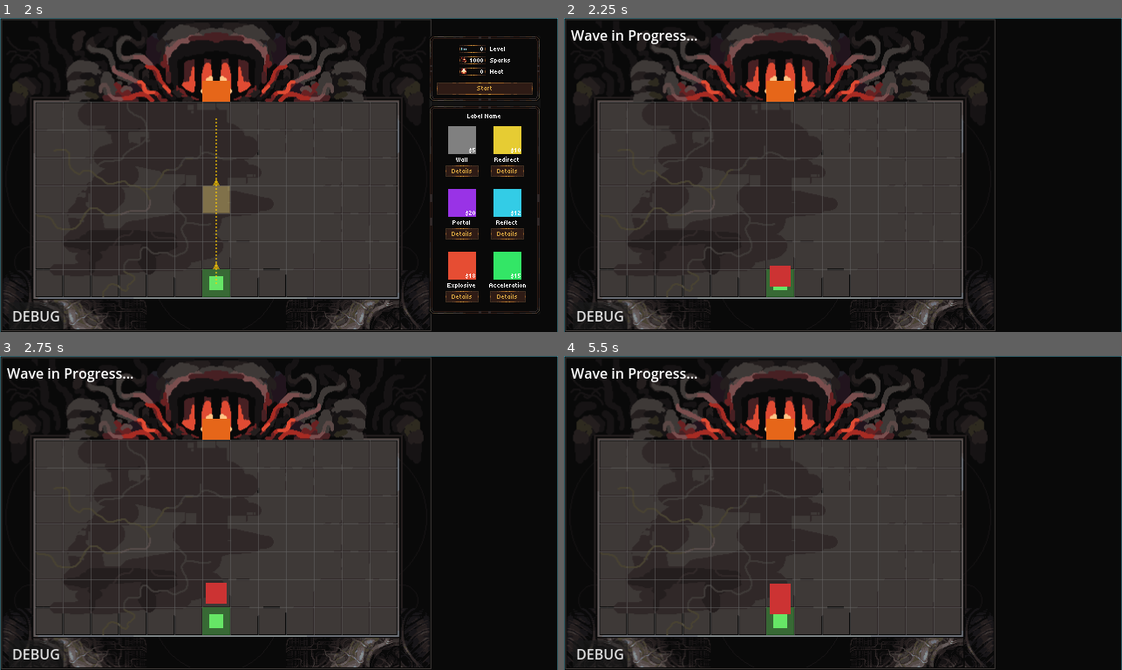
Above: before the commit, frames 1-4 (two rows, left to right).
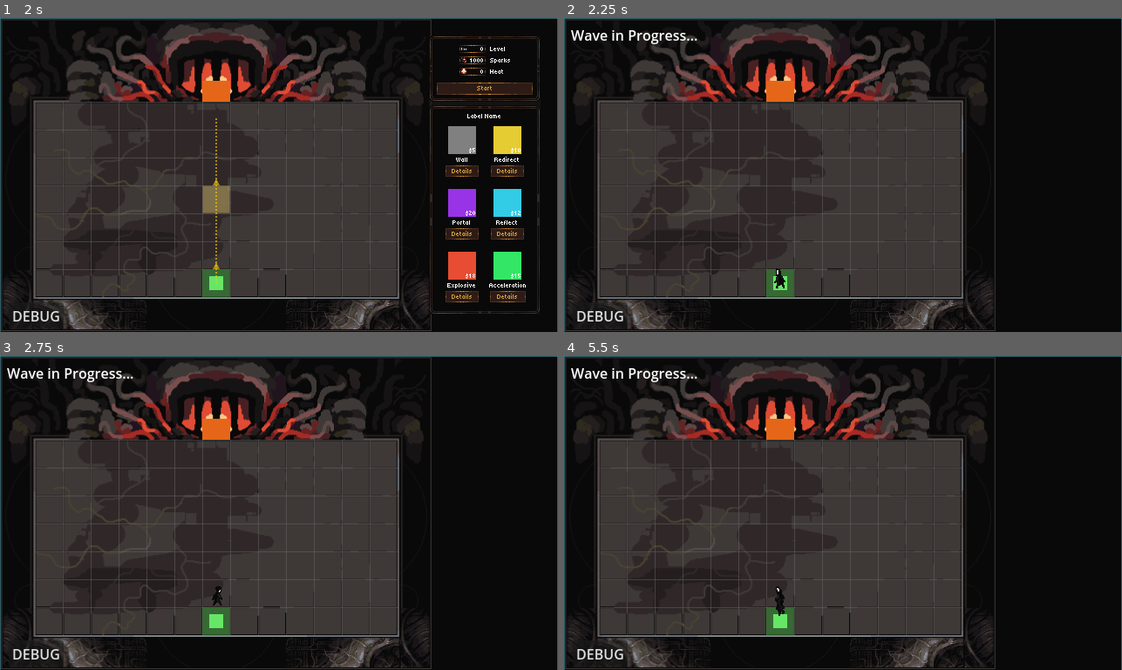
Above: after the commit, the same moments.

Repository: Arcane-Laboratory/Furnace
Game: Godot game, scene res://scenes/ui/title_screen.tscn
Two runs of this game, one before a commit and one after it. Both use one fixed random seed, a clock stepped at 60 frames per second and the inputs below. Sound files missing from this copy of the repository are replaced by a short silence.
Inputs (mouse positions are in pixels of both pictures, inside the frame that each line leads up to):
- Up to frame 1 (2 s): tap Enter at 0.5 s; move the mouse to (401, 159) at 0.52 s; tap P at 0.6 s; click (401, 159) at 0.67 s; click "Start Game" at 1.25 s
- Up to frame 2 (2.25 s): click "Start" at 2 s
- Up to frame 3 (2.75 s): no input
- Up to frame 4 (5.5 s): click "DEBUG" at 2.75 s; click "Go to Level..." at 3.5 s; click "Level 1" at 4.25 s; click "Start" at 5 s

Frame 1 is identical in both runs. In frame 2, 0.3% of the frame differs, in the area x 36-41%, y 78-87%; in frame 3, 0.3%; in frame 4, 0.4%, in the area x 36-41%, y 72-83%.

Commit message:
Add enemy animation system with walk, death, and spawn animations
- Create EnemyAnimationManager to handle enemy animations using SpriteFrames
- Integrate animation manager into EnemyBase for all enemy types
- Add walk animation that flips horizontally based on movement direction
- Hide health bar when enemy dies
- Ensure death animation completes before enemy removal
- Add basic-enemy-animations.png spritesheet with walk, death, and spawn animations

Diff:
--- a/godot/scenes/entities/enemies/basic_enemy.tscn
+++ b/godot/scenes/entities/enemies/basic_enemy.tscn
@@ -1,7 +1,174 @@
-[gd_scene load_steps=5 format=3 uid="uid://basic_enemy"]
-
-[ext_resource type="Script" path="res://scripts/entities/enemies/basic_enemy.gd" id="1_basic_enemy"]
-[ext_resource type="PackedScene" uid="uid://enemy_health_bar" path="res://scenes/ui/enemy_health_bar.tscn" id="2_health_bar"]
+[gd_scene load_steps=29 format=3 uid="uid://d1xpekd0wxouc"]
+
+[ext_resource type="Script" uid="uid://bowt6ycco050t" path="res://scripts/entities/enemies/basic_enemy.gd" id="1_basic_enemy"]
+[ext_resource type="PackedScene" path="res://scenes/ui/enemy_health_bar.tscn" id="2_health_bar"]
+[ext_resource type="Script" uid="uid://c0uufcc3eipv3" path="res://scripts/entities/enemies/enemy_animation_manager.gd" id="3_animation_manager"]
+[ext_resource type="Texture2D" uid="uid://cm8qlf6w4ce2d" path="res://assets/sprites/basic-enemy-animations.png" id="3_sicxa"]
+
+[sub_resource type="AtlasTexture" id="AtlasTexture_ksprm"]
+atlas = ExtResource("3_sicxa")
+region = Rect2(168, 0, 28, 28)
+
+[sub_resource type="AtlasTexture" id="AtlasTexture_wnsjy"]
+atlas = ExtResource("3_sicxa")
+region = Rect2(196, 0, 28, 28)
+
+[sub_resource type="AtlasTexture" id="AtlasTexture_7u6p1"]
+atlas = ExtResource("3_sicxa")
+region = Rect2(224, 0, 28, 28)
+
+[sub_resource type="AtlasTexture" id="AtlasTexture_g381m"]
+atlas = ExtResource("3_sicxa")
+region = Rect2(252, 0, 28, 28)
+
+[sub_resource type="AtlasTexture" id="AtlasTexture_4m76o"]
+atlas = ExtResource("3_sicxa")
+region = Rect2(280, 0, 28, 28)
+
+[sub_resource type="AtlasTexture" id="AtlasTexture_dmx5r"]
+atlas = ExtResource("3_sicxa")
+region = Rect2(308, 0, 28, 28)
+
+[sub_resource type="AtlasTexture" id="AtlasTexture_ep8ow"]
+atlas = ExtResource("3_sicxa")
+region = Rect2(336, 0, 28, 28)
+
+[sub_resource type="AtlasTexture" id="AtlasTexture_gfwj0"]
+atlas = ExtResource("3_sicxa")
+region = Rect2(364, 0, 28, 28)
+
+[sub_resource type="AtlasTexture" id="AtlasTexture_72vx1"]
+atlas = ExtResource("3_sicxa")
+region = Rect2(392, 0, 28, 28)
+
+[sub_resource type="AtlasTexture" id="AtlasTexture_y824l"]
+atlas = ExtResource("3_sicxa")
+region = Rect2(448, 0, 28, 28)
+
+[sub_resource type="AtlasTexture" id="AtlasTexture_scl50"]
+atlas = ExtResource("3_sicxa")
+region = Rect2(476, 0, 28, 28)
+
+[sub_resource type="AtlasTexture" id="AtlasTexture_cl4o7"]
+atlas = ExtResource("3_sicxa")
+region = Rect2(504, 0, 28, 28)
+
+[sub_resource type="AtlasTexture" id="AtlasTexture_o1eue"]
+atlas = ExtResource("3_sicxa")
+region = Rect2(532, 0, 28, 28)
+
+[sub_resource type="AtlasTexture" id="AtlasTexture_yc0v4"]
+atlas = ExtResource("3_sicxa")
+region = Rect2(560, 0, 28, 28)
+
+[sub_resource type="AtlasTexture" id="AtlasTexture_ngjoe"]
+atlas = ExtResource("3_sicxa")
+region = Rect2(588, 0, 28, 28)
+
+[sub_resource type="AtlasTexture" id="AtlasTexture_3yfe8"]
+atlas = ExtResource("3_sicxa")
+region = Rect2(0, 0, 28, 28)
+
+[sub_resource type="AtlasTexture" id="AtlasTexture_vyv7u"]
+atlas = ExtResource("3_sicxa")
+region = Rect2(28, 0, 28, 28)
+
+[sub_resource type="AtlasTexture" id="AtlasTexture_owwye"]
+atlas = ExtResource("3_sicxa")
+region = Rect2(56, 0, 28, 28)
+
+[sub_resource type="AtlasTexture" id="AtlasTexture_xqttt"]
+atlas = ExtResource("3_sicxa")
+region = Rect2(84, 0, 28, 28)
+
+[sub_resource type="AtlasTexture" id="AtlasTexture_svvac"]
+atlas = ExtResource("3_sicxa")
+region = Rect2(112, 0, 28, 28)
+
+[sub_resource type="AtlasTexture" id="AtlasTexture_5emnl"]
+atlas = ExtResource("3_sicxa")
+region = Rect2(140, 0, 28, 28)
+
+[sub_resource type="SpriteFrames" id="SpriteFrames_sa1uq"]
+animations = [{
+"frames": [{
+"duration": 1.0,
+"texture": SubResource("AtlasTexture_ksprm")
+}, {
+"duration": 1.0,
+"texture": SubResource("AtlasTexture_wnsjy")
+}, {
+"duration": 1.0,
+"texture": SubResource("AtlasTexture_7u6p1")
+}, {
+"duration": 1.0,
+"texture": SubResource("AtlasTexture_g381m")
+}, {
+"duration": 1.0,
+"texture": SubResource("AtlasTexture_4m76o")
+}, {
+"duration": 1.0,
+"texture": SubResource("AtlasTexture_dmx5r")
+}, {
+"duration": 1.0,
+"texture": SubResource("AtlasTexture_ep8ow")
+}, {
+"duration": 1.0,
+"texture": SubResource("AtlasTexture_gfwj0")
+}, {
+"duration": 1.0,
+"texture": SubResource("AtlasTexture_72vx1")
+}],
+"loop": true,
+"name": &"death",
+"speed": 5.0
+}, {
+"frames": [{
+"duration": 1.0,
+"texture": SubResource("AtlasTexture_y824l")
+}, {
+"duration": 1.0,
+"texture": SubResource("AtlasTexture_scl50")
+}, {
+"duration": 1.0,
+"texture": SubResource("AtlasTexture_cl4o7")
+}, {
+"duration": 1.0,
+"texture": SubResource("AtlasTexture_o1eue")
+}, {
+"duration": 1.0,
+"texture": SubResource("AtlasTexture_yc0v4")
+}, {
+"duration": 1.0,
+"texture": SubResource("AtlasTexture_ngjoe")
+}],
+"loop": true,
+"name": &"spawn",
+"speed": 5.0
+}, {
+"frames": [{
+"duration": 1.0,
+"texture": SubResource("AtlasTexture_3yfe8")
+}, {
+"duration": 1.0,
+"texture": SubResource("AtlasTexture_vyv7u")
+}, {
+"duration": 1.0,
+"texture": SubResource("AtlasTexture_owwye")
+}, {
+"duration": 1.0,
+"texture": SubResource("AtlasTexture_xqttt")
+}, {
+"duration": 1.0,
+"texture": SubResource("AtlasTexture_svvac")
+}, {
+"duration": 1.0,
+"texture": SubResource("AtlasTexture_5emnl")
+}],
+"loop": true,
+"name": &"walk",
+"speed": 5.0
+}]
 
 [sub_resource type="CircleShape2D" id="CircleShape2D_1"]
 radius = 12.0
@@ -10,14 +177,18 @@
 radius = 12.0
 
 [node name="BasicEnemy" type="CharacterBody2D"]
-z_index = 0
-collision_layer = 1
 collision_mask = 0
 script = ExtResource("1_basic_enemy")
 
-[node name="Sprite2D" type="Sprite2D" parent="."]
+[node name="AnimationManager" type="Node2D" parent="."]
+script = ExtResource("3_animation_manager")
+
+[node name="AnimatedSprite2D" type="AnimatedSprite2D" parent="AnimationManager"]
+sprite_frames = SubResource("SpriteFrames_sa1uq")
+animation = &"spawn"
 
 [node name="EnemyVisual" type="ColorRect" parent="."]
+visible = false
 offset_left = -12.0
 offset_top = -12.0
 offset_right = 12.0
@@ -25,13 +196,15 @@
 color = Color(0.8, 0.2, 0.2, 1)
 
 [node name="CollisionShape2D" type="CollisionShape2D" parent="."]
-transform = Transform2D(1, 0, 0, 1, 0, 0)
 shape = SubResource("CircleShape2D_1")
 
 [node name="Area2D" type="Area2D" parent="."]
 
 [node name="CollisionShape2D" type="CollisionShape2D" parent="Area2D"]
-transform = Transform2D(1, 0, 0, 1, 0, 0)
 shape = SubResource("CircleShape2D_2")
 
 [node name="HealthBar" parent="." instance=ExtResource("2_health_bar")]
+layout_mode = 3
+anchors_preset = 0
+offset_right = 24.0
+offset_bottom = 4.0
--- /dev/null
+++ b/godot/scripts/entities/enemies/enemy_animation_manager.gd
@@ -0,0 +1,76 @@
+extends Node2D
+class_name EnemyAnimationManager
+## Manages enemy animations using AnimatedSprite2D with SpriteFrames resource
+
+
+## Reference to the AnimatedSprite2D node
+var animated_sprite: AnimatedSprite2D = null
+
+
+func _ready() -> void:
+	# Get reference to AnimatedSprite2D (should be a child of this node)
+	animated_sprite = get_node_or_null("AnimatedSprite2D") as AnimatedSprite2D
+	if not animated_sprite:
+		push_error("EnemyAnimationManager: AnimatedSprite2D node not found!")
+		return
+
+	# Ensure z_index is set
+	animated_sprite.z_index = 0
+
+	# Play spawn animation by default (will transition to walk when complete)
+	play_spawn()
+
+
+## Play walk animation
+func play_walk() -> void:
+	if animated_sprite and animated_sprite.sprite_frames:
+		animated_sprite.play("walk")
+
+
+## Play death animation with optional callback
+func play_death(on_complete: Callable = Callable()) -> void:
+	if not animated_sprite or not animated_sprite.sprite_frames:
+		if on_complete.is_valid():
+			on_complete.call()
+		return
+
+	# Ensure death animation doesn't loop so it can finish
+	if animated_sprite.sprite_frames.has_animation("death"):
+		animated_sprite.sprite_frames.set_animation_loop("death", false)
+
+	# Connect to animation finished signal if callback provided
+	if on_complete.is_valid():
+		if not animated_sprite.animation_finished.is_connected(_on_death_animation_finished):
+			animated_sprite.animation_finished.connect(_on_death_animation_finished.bind(on_complete), CONNECT_ONE_SHOT)
+
+	animated_sprite.play("death")
+
+
+## Handle death animation finished
+func _on_death_animation_finished(on_complete: Callable) -> void:
+	if on_complete.is_valid():
+		on_complete.call()
+
+
+## Play spawn animation (transitions to walk when complete)
+func play_spawn() -> void:
+	if not animated_sprite or not animated_sprite.sprite_frames:
+		return
+
+	# Connect to animation finished to transition to walk
+	if not animated_sprite.animation_finished.is_connected(_on_spawn_animation_finished):
+		animated_sprite.animation_finished.connect(_on_spawn_animation_finished, CONNECT_ONE_SHOT)
+
+	animated_sprite.play("spawn")
+
+
+## Handle spawn animation finished - transition to walk
+func _on_spawn_animation_finished() -> void:
+	play_walk()
+
+
+## Set horizontal flip based on movement direction
+## flip_left: true to flip horizontally (for left movement), false for right
+func set_flip_h(flip_left: bool) -> void:
+	if animated_sprite:
+		animated_sprite.flip_h = flip_left
--- a/godot/scripts/entities/enemies/enemy_base.gd
+++ b/godot/scripts/entities/enemies/enemy_base.gd
@@ -29,6 +29,9 @@
 
 ## Reference to health bar node (if present)
 @onready var health_bar: EnemyHealthBar = $HealthBar
+
+## Reference to animation manager (if present)
+@onready var animation_manager: EnemyAnimationManager = $AnimationManager
 
 
 func _ready() -> void:
@@ -67,6 +70,10 @@
 		position = start_pos
 		grid_position = path[0]
 
+		# Play walk animation when path is set and enemy becomes active
+		if animation_manager:
+			animation_manager.play_walk()
+
 
 ## Take damage from fireball or explosion
 func take_damage(amount: int) -> void:
@@ -94,6 +101,22 @@
 	health = 0
 	is_active = false
 	died.emit()
+
+	# Hide health bar when enemy dies
+	if health_bar:
+		health_bar.visible = false
+
+	# Play death animation if animation manager exists
+	if animation_manager:
+		animation_manager.play_death(_on_death_animation_complete)
+	else:
+		# No animation manager, call death callback and free immediately
+		_on_death()
+		queue_free()
+
+
+## Called when death animation completes (or immediately if no animation)
+func _on_death_animation_complete() -> void:
 	_on_death()
 	queue_free()
 
@@ -124,6 +147,10 @@
 		var direction := (target_pos - position).normalized()
 		velocity = direction * speed
 		move_and_slide()
+
+		# Update sprite flip based on movement direction
+		if animation_manager:
+			animation_manager.set_flip_h(direction.x < 0)
 	else:
 		# Reached current node, move to next
 		current_path_index += 1
Binary file added: godot/assets/sprites/basic-enemy-animations.png
